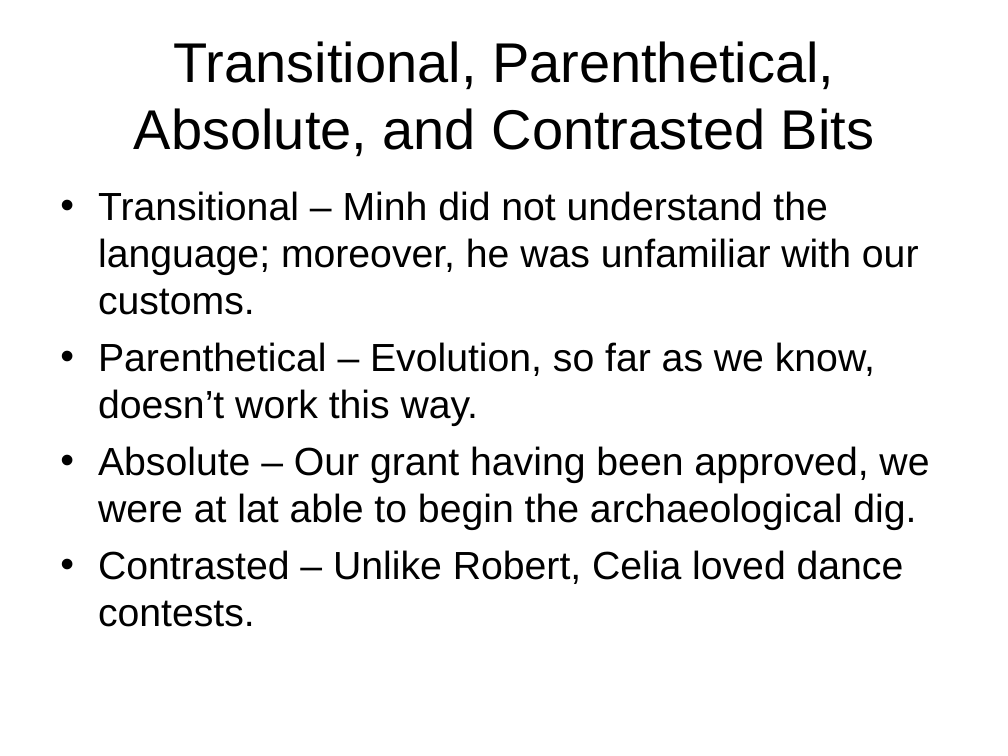
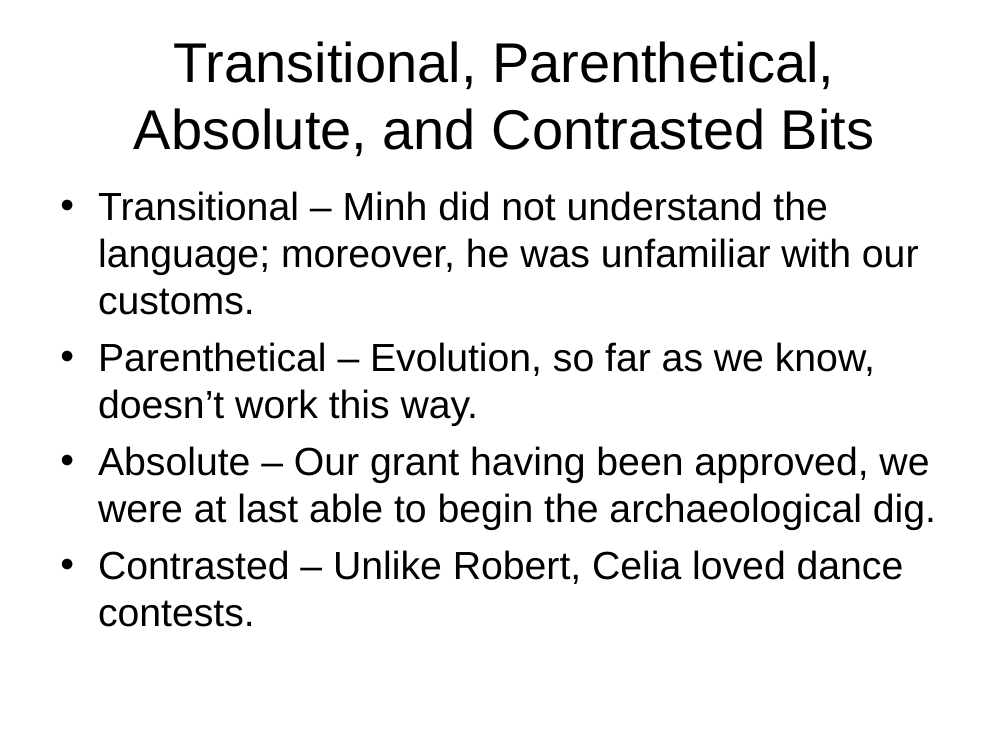
Before and after one commit to palmerc/lab, a slide deck: slide 9 of classes/engl4190/commas_and_end_punctuation.odp (slide 10 before the commit). Drawn at 1008x756 pixels with LibreOffice and Linux fonts; fonts in the diff are those of the drawing. Boxes give left, top, right and bottom in pixels: in the first picture for what was removed or moved away, otherwise in the second. Text is boxed around its words. In the diff, an @@ line names an element or a change of style, - is before the commit and + after.

```diff
--- a/classes/engl4190/commas_and_end_punctuation.odp
+++ b/classes/engl4190/commas_and_end_punctuation.odp
@@ text at (x1=98, y1=446, x2=936, y2=530): text changed @@
-• Absolute – Our grant having been approved, we were at lat able to begin the archaeological dig.
+• Absolute – Our grant having been approved, we were at last able to begin the archaeological dig.
```
Also in this commit, not shown: 4 other slides changed, 1 slide removed.
